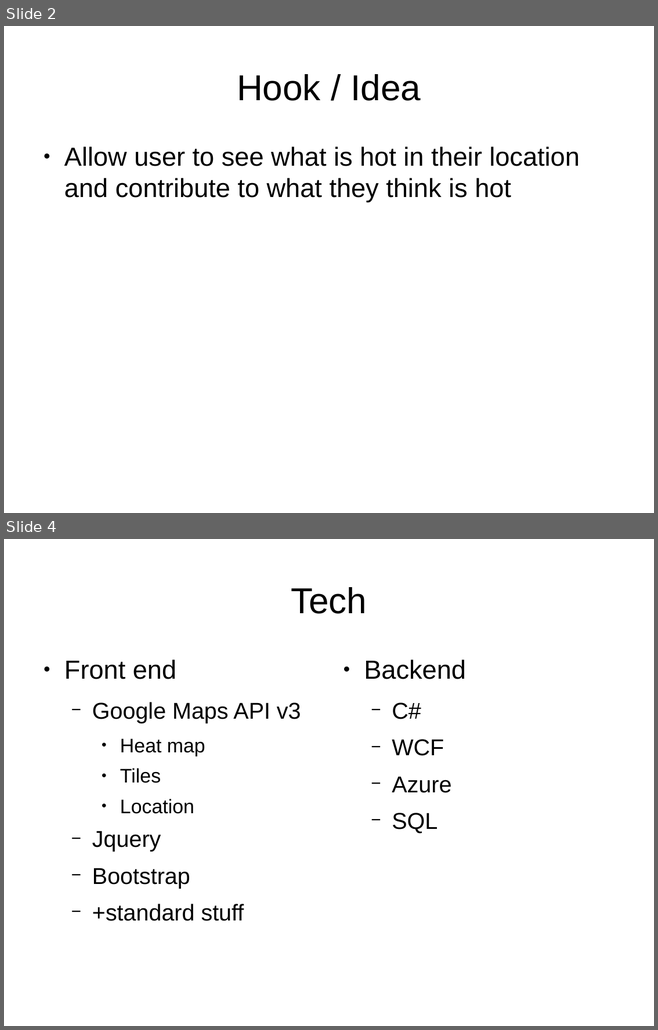
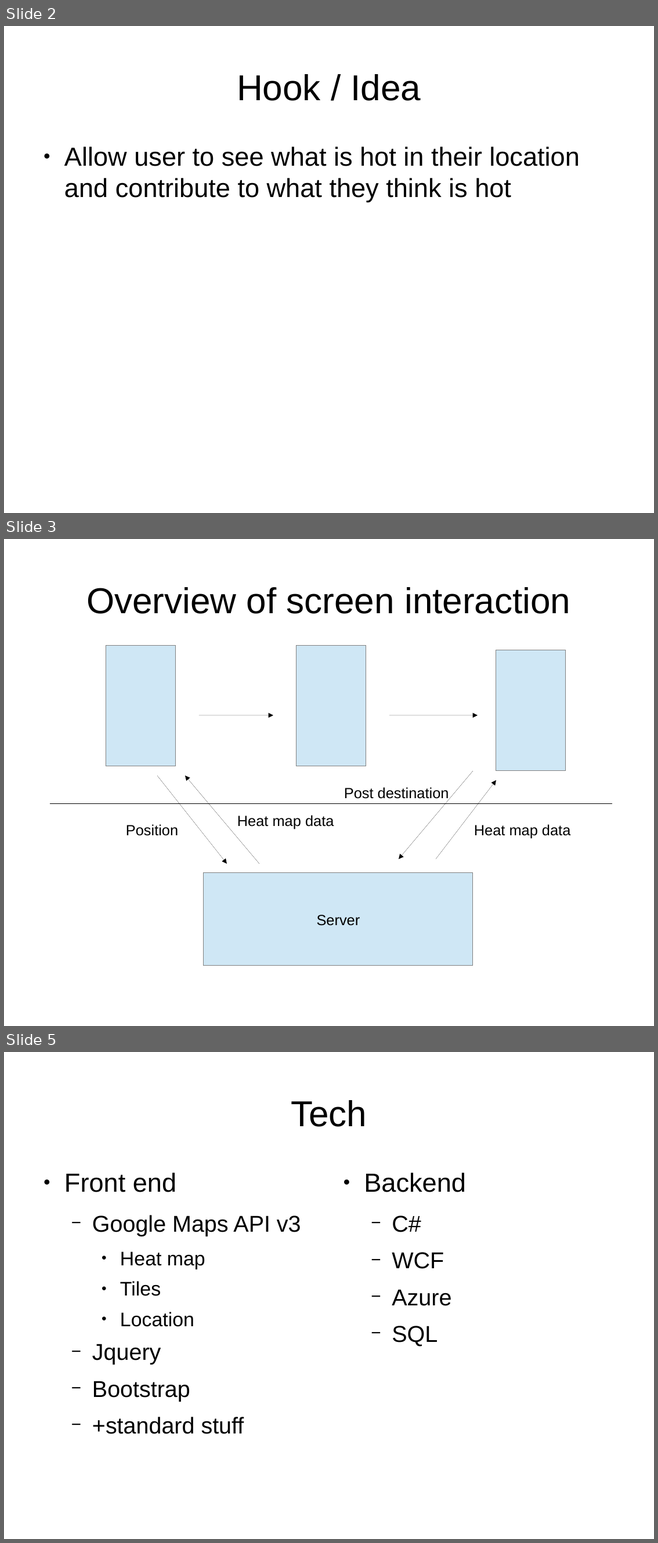
Before and after one commit to nuclearflames/WhatsHot, a slide deck: WhatsHOTpresentation.odp. Shown one above the other, each under a label of ours: slides 2 and 4 before the commit, slides 2, 3 and 5 after it; the slides between them are not shown. The pictures are 658x1030 and 658x1543 pixels, drawn with LibreOffice and Linux fonts; fonts in the diff are those of the drawing. Boxes give left, top, right and bottom in pixels: in the first picture for what was removed or moved away, otherwise in the second. Text is boxed around its words. In the diff, an @@ line names an element or a change of style, - is before the commit and + after.

```diff
--- a/WhatsHOTpresentation.odp
+++ b/WhatsHOTpresentation.odp
@@ slide 3 added at bbox=[4, 539, 654, 1026], background #FFFFFF @@
@@ title added at bbox=[86, 587, 570, 614], 44 pt, text #000000 @@
+Overview of screen interaction
@@ rectangle added at bbox=[106, 646, 176, 766], fill #CFE7F5, outline #808080 0 pt @@
@@ rectangle added at bbox=[296, 646, 366, 766], fill #CFE7F5, outline #808080 0 pt @@
@@ rectangle added at bbox=[496, 650, 566, 771], fill #CFE7F5, outline #808080 0 pt @@
@@ arrow added from (199, 715) to (273, 715), #000000 0 pt @@
@@ arrow added from (390, 715) to (477, 715), #000000 0 pt @@
@@ arrow added from (157, 776) to (227, 864), #000000 0 pt @@
@@ arrow added from (259, 864) to (185, 776), #000000 0 pt @@
@@ arrow added from (473, 771) to (398, 859), #000000 0 pt @@
@@ arrow added from (436, 859) to (496, 780), #000000 0 pt @@
@@ text added at bbox=[344, 787, 449, 802], 18 pt, text #000000 @@
+Post destination
@@ line added from (50, 803) to (612, 803), #000000 0 pt @@
@@ text added at bbox=[237, 815, 333, 830], 18 pt, text #000000 @@
+Heat map data
@@ text added at bbox=[126, 824, 178, 836], 18 pt, text #000000 @@
+Position
@@ text added at bbox=[474, 824, 570, 839], 18 pt, text #000000 @@
+Heat map data
@@ rectangle added at bbox=[204, 873, 473, 966], fill #CFE7F5, outline #808080 0 pt, 18 pt, text #000000 @@
+Server
@@ what was slide 4 is now slide 5 @@
```
Also in this commit, not shown: 1 other slide added, 1 slide removed.
